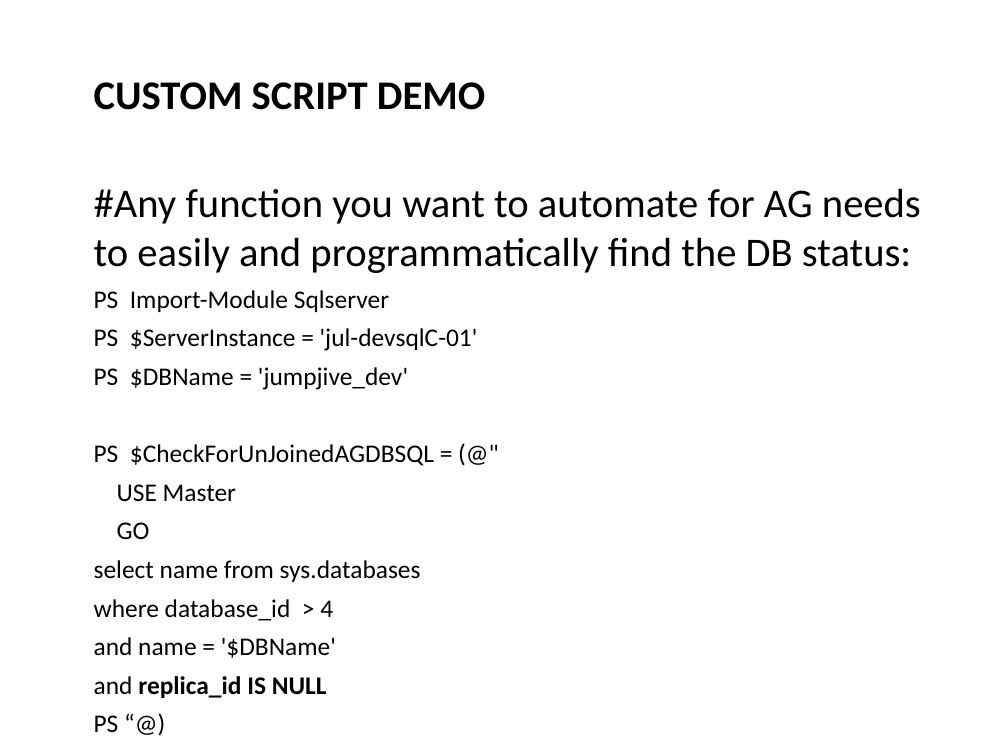
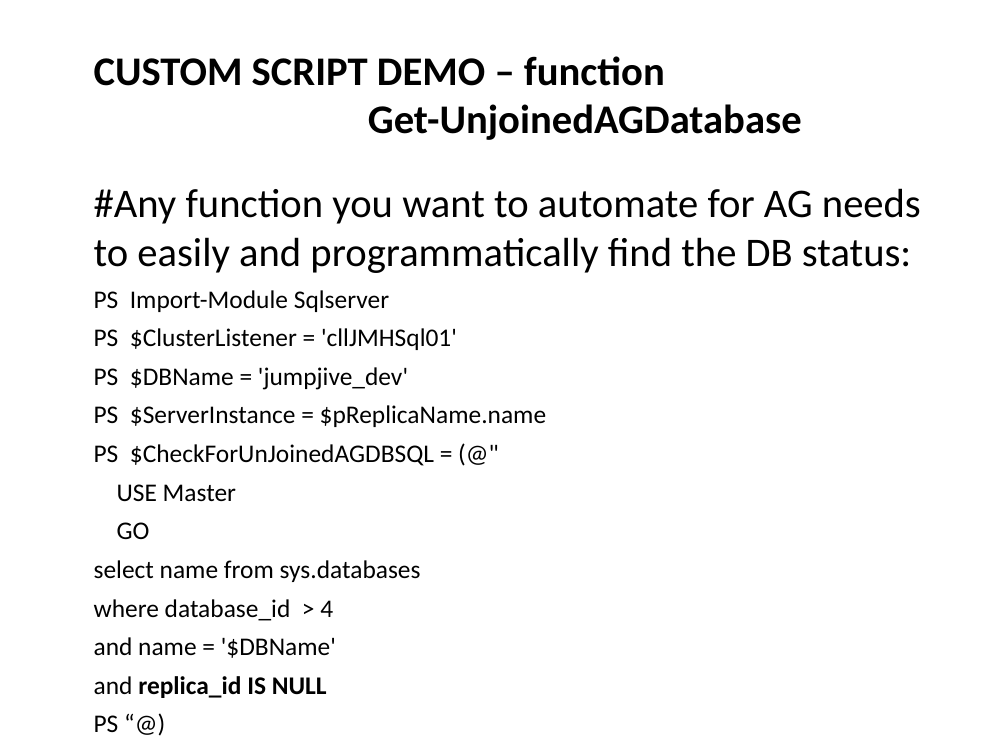
Before and after one commit to GoddessOfTheDatabase/SSPowershell, a slide deck: slide 26 of Presentation2-wTemplate.odp (slide 24 before the commit). Drawn at 1008x756 pixels with LibreOffice and Linux fonts; fonts in the diff are those of the drawing; background and template pictures are left out. Boxes give left, top, right and bottom in pixels: in the first picture for what was removed or moved away, otherwise in the second. Text is boxed around its words. In the diff, an @@ line names an element or a change of style, - is before the commit and + after.

```diff
--- a/Presentation2-wTemplate.odp
+++ b/Presentation2-wTemplate.odp
@@ title at [94,56,802,140]: text changed @@
-CUSTOM SCRIPT DEMO
+CUSTOM SCRIPT DEMO – function
+Get-UnjoinedAGDatabase
@@ text at [94,328,457,350]: text changed @@
-PS $ServerInstance = 'jul-devsqlC-01'
+PS $ClusterListener = 'cllJMHSql01'
@@ text at [94,405,547,427]: paragraph added @@
+PS $ServerInstance = $pReplicaName.name
```
Also in this commit, not shown: 1 other slide changed, 5 slides added.
